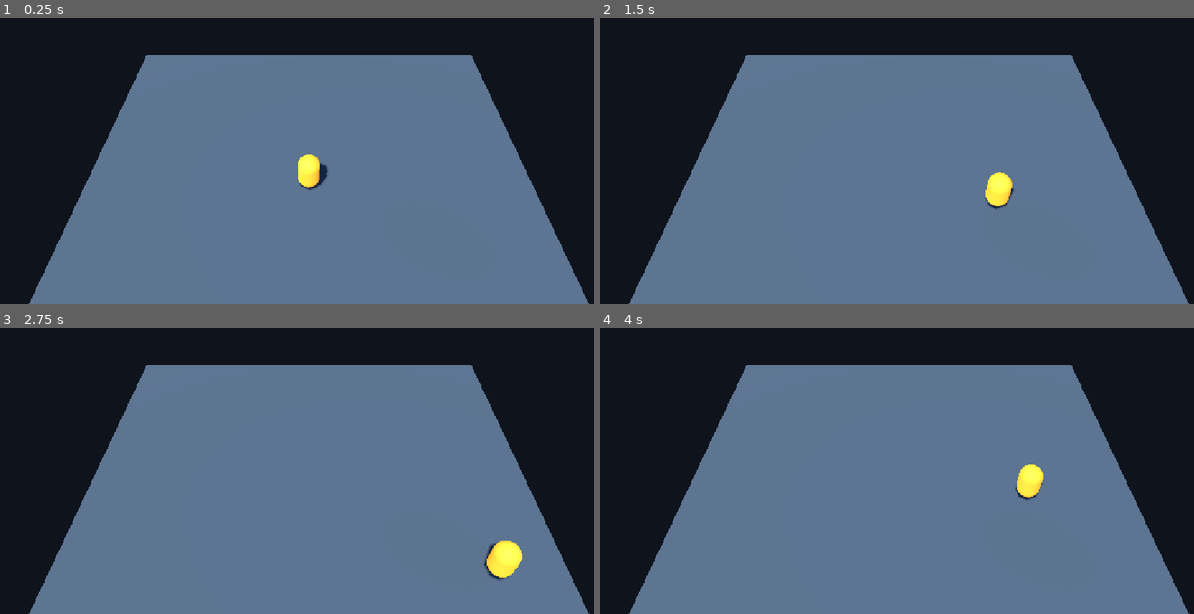
Above: before the commit, frames 1-4 (two rows, left to right).
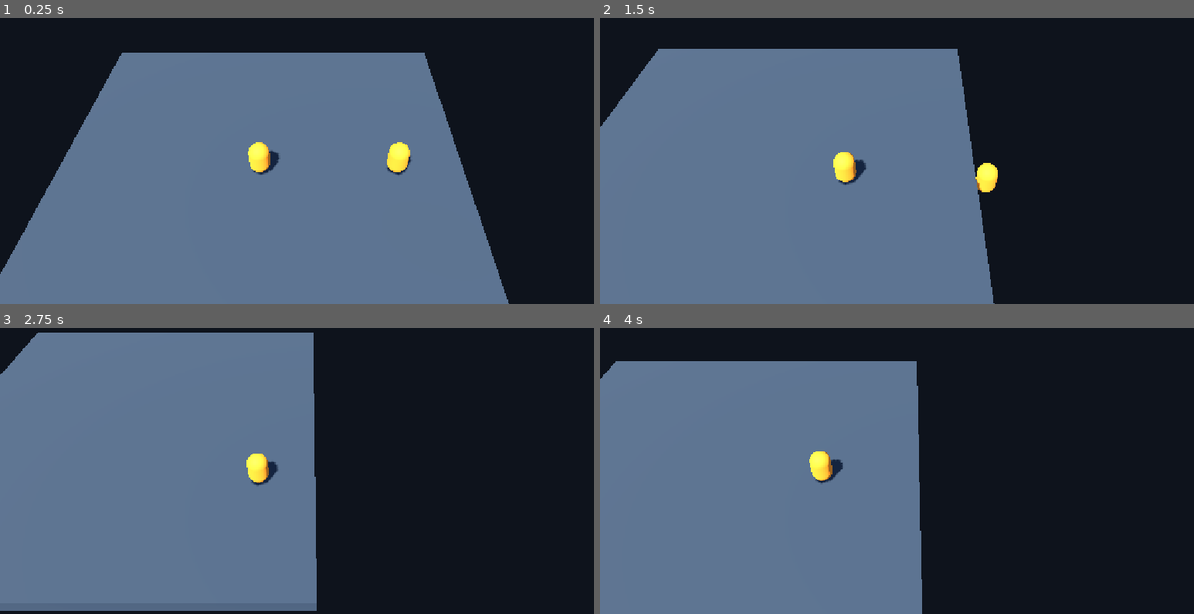
Above: after the commit, the same moments.

Repository: Lukasohgren/break-out-bear
Game: Godot game, scene res://scenes/main.tscn
Same seed, same stepped clock (60 frames per second), same inputs: the game is played once before the commit and once after it.
Inputs:
- Up to frame 1 (0.25 s): no input
- Up to frame 2 (1.5 s): hold D (move_right) 0.53-1.28 s; hold S (move_backward) from 1.28 s (still down)
- Up to frame 3 (2.75 s): release S (move_backward) at 2.03 s; hold D (move_right) from 2.03 s (still down)
- Up to frame 4 (4 s): release D (move_right) at 2.78 s; hold W (move_forward) 2.78-3.53 s; hold A (move_left) from 3.53 s (still down)

The runs differ from the first frame. In frame 1, 16% of the frame differs, in the area x 0-100%, y 12-100%; in frame 2, 36%; in frame 3, 51%, in the area x 0-100%, y 1-100%; in frame 4, 45%.

Commit message:
Implemented group-centered camera follow

Diff:
--- /dev/null
+++ b/camera/camera_rig.gd
@@ -0,0 +1,26 @@
+extends Node3D
+
+@export_range(0.0, 20.0, 0.1, "or_greater")
+var follow_speed: float = 5.0
+
+
+func _process(delta: float) -> void:
+	var summed_positions: Vector3 = Vector3.ZERO
+	var player_count: int = 0
+
+	for node in get_tree().get_nodes_in_group("players"):
+		var player: Node3D = node as Node3D
+		if player == null or player.is_queued_for_deletion():
+			continue
+		summed_positions += player.global_position
+		player_count += 1
+
+	if player_count == 0:
+		return
+
+	var group_center: Vector3 = summed_positions / float(player_count)
+	var target_position: Vector3 = Vector3(
+		group_center.x, global_position.y, group_center.z
+	)
+	var blend: float = 1.0 - exp(-follow_speed * delta)
+	global_position = global_position.lerp(target_position, blend)
--- a/player/player.tscn
+++ b/player/player.tscn
@@ -15,7 +15,7 @@
 radius = 0.15
 height = 0.5
 
-[node name="Player" type="CharacterBody3D"]
+[node name="Player" type="CharacterBody3D" groups=["players"]]
 script = ExtResource("1_player")
 floor_snap_length = 0.05
 editor_description = "Toy-scale player, 0.5 m tall and 0.3 m wide. The root is at its feet; forward is local -Z. Assign Movement Camera when instancing this scene."
--- a/scenes/main.tscn
+++ b/scenes/main.tscn
@@ -1,6 +1,7 @@
 [gd_scene format=3 uid="uid://trmxtr7pmhd4"]
 
 [ext_resource type="PackedScene" path="res://player/player.tscn" id="1_player"]
+[ext_resource type="Script" uid="uid://b72gg4y1et42v" path="res://camera/camera_rig.gd" id="2_camera_rig"]
 
 [sub_resource type="StandardMaterial3D" id="StandardMaterial3D_floor"]
 albedo_color = Color(0.19, 0.25, 0.32, 1)
@@ -23,7 +24,7 @@
 tonemap_mode = 2
 
 [node name="Main" type="Node3D" unique_id=1253121385]
-editor_description = "Movement test with a fixed camera. Scale convention: 1 unit = 1 metre. The toy is 0.5 m tall; the floor is 6 x 6 m."
+editor_description = "Movement test with a group-follow camera. Scale convention: 1 unit = 1 metre. The toy is 0.5 m tall; the floor is 6 x 6 m."
 
 [node name="Floor" type="StaticBody3D" parent="." unique_id=463263654]
 editor_description = "The mesh and box collision share dimensions. The top surface is at world Y = 0."
@@ -35,7 +36,11 @@
 [node name="CollisionShape3D" type="CollisionShape3D" parent="Floor" unique_id=957196394]
 shape = SubResource("BoxShape3D_floor")
 
-[node name="Player" parent="." node_paths=PackedStringArray("movement_camera") instance=ExtResource("1_player")]
+[node name="Player" parent="." unique_id=395010145 node_paths=PackedStringArray("movement_camera") instance=ExtResource("1_player")]
+movement_camera = NodePath("../CameraRig/Camera3D")
+
+[node name="Player2" parent="." unique_id=1619146144 node_paths=PackedStringArray("movement_camera") instance=ExtResource("1_player")]
+transform = Transform3D(1, 0, 0, 0, 1, 0, 0, 0, 1, 2, 0, 0)
 movement_camera = NodePath("../CameraRig/Camera3D")
 
 [node name="WorldEnvironment" type="WorldEnvironment" parent="." unique_id=1158593214]
@@ -49,11 +54,12 @@
 directional_shadow_max_distance = 15.0
 
 [node name="CameraRig" type="Node3D" parent="." unique_id=671651339]
-editor_description = "Stationary camera pivot at floor centre. Adjust Rotation Y here for yaw; keep Rotation X/Z at zero so the camera's local Y remains its height."
+editor_description = "Follows the horizontal center of active players. Adjust Rotation Y here for yaw; keep Rotation X/Z at zero so the camera's local Y remains its height."
+script = ExtResource("2_camera_rig")
 
 [node name="Camera3D" type="Camera3D" parent="CameraRig" unique_id=1411819386]
-editor_description = "Perspective composition: Position Y = height (4.8 m), Position Z = horizontal distance (4 m), Rotation X = downward pitch (-50 degrees). Adjust FOV here and yaw on CameraRig. No automatic aiming or following."
-transform = Transform3D(1, 0, 0, 0, 0.70710677, 0.70710677, 0, -0.70710677, 0.70710677, 0, 4.5, 3.5)
+editor_description = "Local position sets height and distance; local X rotation sets pitch. Adjust FOV here and yaw on CameraRig. No automatic aiming."
+transform = Transform3D(1, 0, 0, 0, 0.70710677, 0.70710677, 0, -0.70710677, 0.70710677, 0, 4.8, 4)
 current = true
 fov = 45.0
 far = 50.0
Not shown, added: camera/camera_rig.gd.uid
